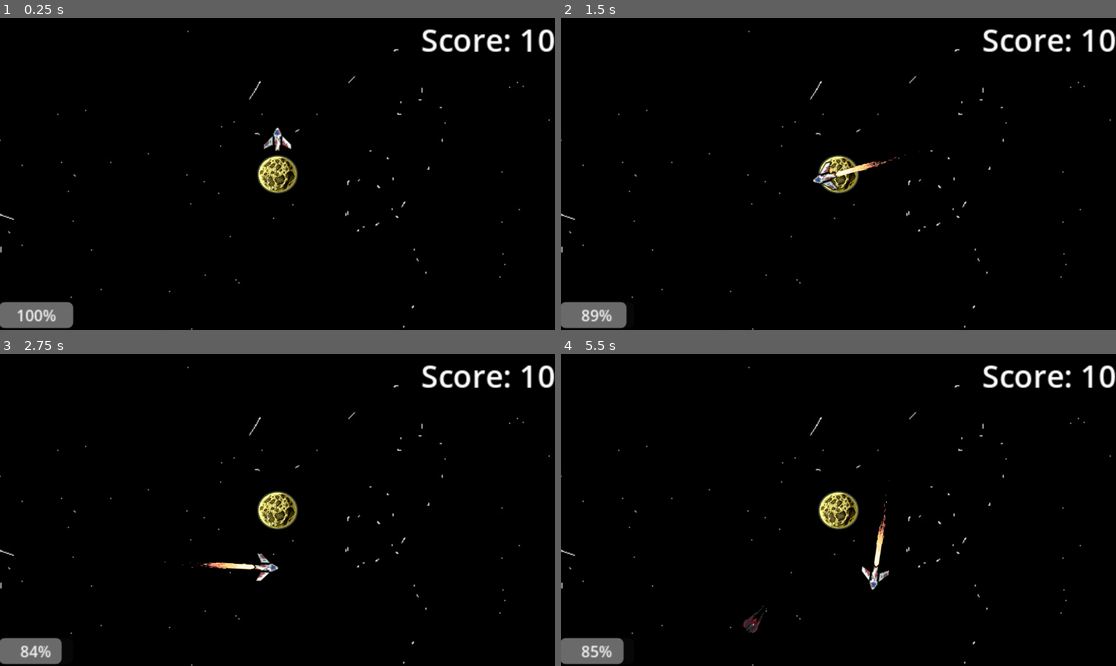
Above: before the commit, frames 1-4 (two rows, left to right).
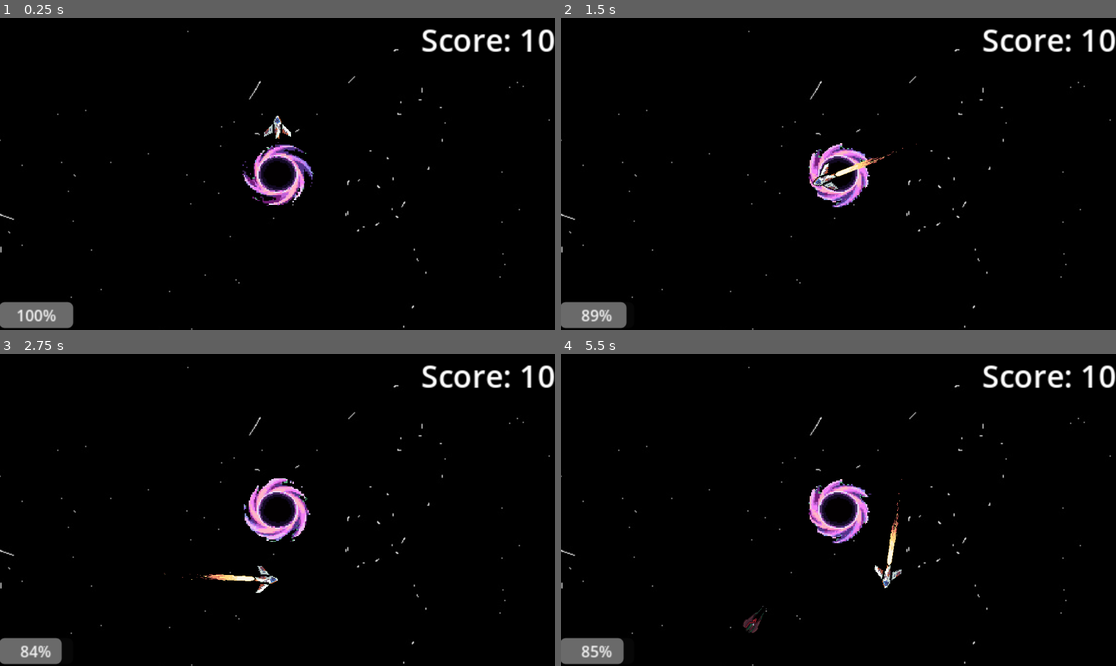
Above: after the commit, the same moments.

Repository: Fila2224/bounce-back
Game: Godot game, scene res://scenes/main_scene.tscn
Two runs of this game, one before a commit and one after it. Both use one fixed random seed, a clock stepped at 60 frames per second and the inputs below.
Inputs:
- Up to frame 1 (0.25 s): no input
- Up to frame 2 (1.5 s): hold D (right) 0.53-1.28 s; hold Shift (speed) 0.53-1.28 s; hold S (down) from 1.28 s (still down); tap Space (blip) at 1.35 s
- Up to frame 3 (2.75 s): tap Shift (speed) at 1.55 s; release S (down) at 2.03 s; hold D (right) from 2.03 s (still down); hold Shift (speed) from 2.03 s (still down)
- Up to frame 4 (5.5 s): release D (right) at 2.78 s; release Shift (speed) at 2.78 s; hold Up (up) 2.78-3.53 s; tap Shift (speed) at 2.85, 4.35 s; hold Shift (speed) 3.53-4.28 s; hold Left (left) 3.53-5.03 s; tap Space (blip) at 3.6 s; hold S (down) from 5.03 s (still down); hold Shift (speed) from 5.03 s (still down)

The runs differ from the first frame. In frame 1, 1.8% of the frame differs, in the area x 43-57%, y 31-61%; in frame 2, 1.6%; in frame 3, 2.2%, in the area x 29-56%, y 39-77%; in frame 4, 2.2%.

Commit message:
black boobas

Diff:
--- a/scenes/enemy_fighter.tscn
+++ b/scenes/enemy_fighter.tscn
@@ -1,110 +1,214 @@
-[gd_scene load_steps=0 format=3 uid="uid://ce2q8x1nav0p4"]
+[gd_scene load_steps=32 format=3 uid="uid://ce2q8x1nav0p4"]
 
 [ext_resource type="Texture2D" uid="uid://bi68hqt7bs0u5" path="res://assets/enemy_fighter/Evasion.png" id="1_eva"]
 [ext_resource type="Texture2D" uid="uid://bqsr5rj04u5q1" path="res://assets/enemy_fighter/Destroyed.png" id="2_des"]
 [ext_resource type="Texture2D" uid="uid://b8y1bg36hmeif" path="res://assets/enemy_fighter/Attack_2.png" id="3_att"]
-[ext_resource type="Script" path="res://scripts/enemy_fighter.gd" id="4_scr"]
+[ext_resource type="Script" uid="uid://cq327f12uxspn" path="res://scripts/enemy_fighter.gd" id="4_scr"]
 
 [sub_resource type="CircleShape2D" id="CircleShape2D_fgt"]
 radius = 16.0
-
-[sub_resource type="AtlasTexture" id="AtlasTexture_eva_0"]
-atlas = ExtResource("1_eva")
-region = Rect2(0, 0, 192, 192)
-[sub_resource type="AtlasTexture" id="AtlasTexture_eva_1"]
-atlas = ExtResource("1_eva")
-region = Rect2(192, 0, 192, 192)
-[sub_resource type="AtlasTexture" id="AtlasTexture_eva_2"]
-atlas = ExtResource("1_eva")
-region = Rect2(384, 0, 192, 192)
-[sub_resource type="AtlasTexture" id="AtlasTexture_eva_3"]
-atlas = ExtResource("1_eva")
-region = Rect2(576, 0, 192, 192)
-[sub_resource type="AtlasTexture" id="AtlasTexture_eva_4"]
-atlas = ExtResource("1_eva")
-region = Rect2(768, 0, 192, 192)
-[sub_resource type="AtlasTexture" id="AtlasTexture_eva_5"]
-atlas = ExtResource("1_eva")
-region = Rect2(960, 0, 192, 192)
-[sub_resource type="AtlasTexture" id="AtlasTexture_eva_6"]
-atlas = ExtResource("1_eva")
-region = Rect2(1152, 0, 192, 192)
-[sub_resource type="AtlasTexture" id="AtlasTexture_eva_7"]
-atlas = ExtResource("1_eva")
-region = Rect2(1344, 0, 192, 192)
-
-[sub_resource type="AtlasTexture" id="AtlasTexture_des_0"]
-atlas = ExtResource("2_des")
-region = Rect2(0, 0, 192, 192)
-[sub_resource type="AtlasTexture" id="AtlasTexture_des_1"]
-atlas = ExtResource("2_des")
-region = Rect2(192, 0, 192, 192)
-[sub_resource type="AtlasTexture" id="AtlasTexture_des_2"]
-atlas = ExtResource("2_des")
-region = Rect2(384, 0, 192, 192)
-[sub_resource type="AtlasTexture" id="AtlasTexture_des_3"]
-atlas = ExtResource("2_des")
-region = Rect2(576, 0, 192, 192)
-[sub_resource type="AtlasTexture" id="AtlasTexture_des_4"]
-atlas = ExtResource("2_des")
-region = Rect2(768, 0, 192, 192)
-[sub_resource type="AtlasTexture" id="AtlasTexture_des_5"]
-atlas = ExtResource("2_des")
-region = Rect2(960, 0, 192, 192)
-[sub_resource type="AtlasTexture" id="AtlasTexture_des_6"]
-atlas = ExtResource("2_des")
-region = Rect2(1152, 0, 192, 192)
-[sub_resource type="AtlasTexture" id="AtlasTexture_des_7"]
-atlas = ExtResource("2_des")
-region = Rect2(1344, 0, 192, 192)
-[sub_resource type="AtlasTexture" id="AtlasTexture_des_8"]
-atlas = ExtResource("2_des")
-region = Rect2(1536, 0, 192, 192)
-[sub_resource type="AtlasTexture" id="AtlasTexture_des_9"]
-atlas = ExtResource("2_des")
-region = Rect2(1728, 0, 192, 192)
-[sub_resource type="AtlasTexture" id="AtlasTexture_des_10"]
-atlas = ExtResource("2_des")
-region = Rect2(1920, 0, 192, 192)
-[sub_resource type="AtlasTexture" id="AtlasTexture_des_11"]
-atlas = ExtResource("2_des")
-region = Rect2(2112, 0, 192, 192)
-[sub_resource type="AtlasTexture" id="AtlasTexture_des_12"]
-atlas = ExtResource("2_des")
-region = Rect2(2304, 0, 192, 192)
-[sub_resource type="AtlasTexture" id="AtlasTexture_des_13"]
-atlas = ExtResource("2_des")
-region = Rect2(2496, 0, 192, 192)
-[sub_resource type="AtlasTexture" id="AtlasTexture_des_14"]
-atlas = ExtResource("2_des")
-region = Rect2(2688, 0, 192, 192)
 
 [sub_resource type="AtlasTexture" id="AtlasTexture_att_0"]
 atlas = ExtResource("3_att")
 region = Rect2(0, 0, 192, 192)
+
 [sub_resource type="AtlasTexture" id="AtlasTexture_att_1"]
 atlas = ExtResource("3_att")
 region = Rect2(192, 0, 192, 192)
 
+[sub_resource type="AtlasTexture" id="AtlasTexture_des_0"]
+atlas = ExtResource("2_des")
+region = Rect2(0, 0, 192, 192)
+
+[sub_resource type="AtlasTexture" id="AtlasTexture_des_1"]
+atlas = ExtResource("2_des")
+region = Rect2(192, 0, 192, 192)
+
+[sub_resource type="AtlasTexture" id="AtlasTexture_des_2"]
+atlas = ExtResource("2_des")
+region = Rect2(384, 0, 192, 192)
+
+[sub_resource type="AtlasTexture" id="AtlasTexture_des_3"]
+atlas = ExtResource("2_des")
+region = Rect2(576, 0, 192, 192)
+
+[sub_resource type="AtlasTexture" id="AtlasTexture_des_4"]
+atlas = ExtResource("2_des")
+region = Rect2(768, 0, 192, 192)
+
+[sub_resource type="AtlasTexture" id="AtlasTexture_des_5"]
+atlas = ExtResource("2_des")
+region = Rect2(960, 0, 192, 192)
+
+[sub_resource type="AtlasTexture" id="AtlasTexture_des_6"]
+atlas = ExtResource("2_des")
+region = Rect2(1152, 0, 192, 192)
+
+[sub_resource type="AtlasTexture" id="AtlasTexture_des_7"]
+atlas = ExtResource("2_des")
+region = Rect2(1344, 0, 192, 192)
+
+[sub_resource type="AtlasTexture" id="AtlasTexture_des_8"]
+atlas = ExtResource("2_des")
+region = Rect2(1536, 0, 192, 192)
+
+[sub_resource type="AtlasTexture" id="AtlasTexture_des_9"]
+atlas = ExtResource("2_des")
+region = Rect2(1728, 0, 192, 192)
+
+[sub_resource type="AtlasTexture" id="AtlasTexture_des_10"]
+atlas = ExtResource("2_des")
+region = Rect2(1920, 0, 192, 192)
+
+[sub_resource type="AtlasTexture" id="AtlasTexture_des_11"]
+atlas = ExtResource("2_des")
+region = Rect2(2112, 0, 192, 192)
+
+[sub_resource type="AtlasTexture" id="AtlasTexture_des_12"]
+atlas = ExtResource("2_des")
+region = Rect2(2304, 0, 192, 192)
+
+[sub_resource type="AtlasTexture" id="AtlasTexture_des_13"]
+atlas = ExtResource("2_des")
+region = Rect2(2496, 0, 192, 192)
+
+[sub_resource type="AtlasTexture" id="AtlasTexture_des_14"]
+atlas = ExtResource("2_des")
+region = Rect2(2688, 0, 192, 192)
+
+[sub_resource type="AtlasTexture" id="AtlasTexture_eva_0"]
+atlas = ExtResource("1_eva")
+region = Rect2(0, 0, 192, 192)
+
+[sub_resource type="AtlasTexture" id="AtlasTexture_eva_1"]
+atlas = ExtResource("1_eva")
+region = Rect2(192, 0, 192, 192)
+
+[sub_resource type="AtlasTexture" id="AtlasTexture_eva_2"]
+atlas = ExtResource("1_eva")
+region = Rect2(384, 0, 192, 192)
+
+[sub_resource type="AtlasTexture" id="AtlasTexture_eva_3"]
+atlas = ExtResource("1_eva")
+region = Rect2(576, 0, 192, 192)
+
+[sub_resource type="AtlasTexture" id="AtlasTexture_eva_4"]
+atlas = ExtResource("1_eva")
+region = Rect2(768, 0, 192, 192)
+
+[sub_resource type="AtlasTexture" id="AtlasTexture_eva_5"]
+atlas = ExtResource("1_eva")
+region = Rect2(960, 0, 192, 192)
+
+[sub_resource type="AtlasTexture" id="AtlasTexture_eva_6"]
+atlas = ExtResource("1_eva")
+region = Rect2(1152, 0, 192, 192)
+
+[sub_resource type="AtlasTexture" id="AtlasTexture_eva_7"]
+atlas = ExtResource("1_eva")
+region = Rect2(1344, 0, 192, 192)
+
 [sub_resource type="SpriteFrames" id="SpriteFrames_fighter"]
 animations = [{
-"frames": [{"duration": 1.0, "texture": SubResource("AtlasTexture_eva_0")}, {"duration": 1.0, "texture": SubResource("AtlasTexture_eva_1")}, {"duration": 1.0, "texture": SubResource("AtlasTexture_eva_2")}, {"duration": 1.0, "texture": SubResource("AtlasTexture_eva_3")}, {"duration": 1.0, "texture": SubResource("AtlasTexture_eva_4")}, {"duration": 1.0, "texture": SubResource("AtlasTexture_eva_5")}, {"duration": 1.0, "texture": SubResource("AtlasTexture_eva_6")}, {"duration": 1.0, "texture": SubResource("AtlasTexture_eva_7")}],
+"frames": [{
+"duration": 1.0,
+"texture": SubResource("AtlasTexture_att_0")
+}, {
+"duration": 1.0,
+"texture": SubResource("AtlasTexture_att_1")
+}, {
+"duration": 1.0,
+"texture": SubResource("AtlasTexture_att_0")
+}, {
+"duration": 1.0,
+"texture": SubResource("AtlasTexture_att_1")
+}],
+"loop": false,
+"name": &"attack_2",
+"speed": 8.0
+}, {
+"frames": [{
+"duration": 1.0,
+"texture": SubResource("AtlasTexture_des_0")
+}, {
+"duration": 1.0,
+"texture": SubResource("AtlasTexture_des_1")
+}, {
+"duration": 1.0,
+"texture": SubResource("AtlasTexture_des_2")
+}, {
+"duration": 1.0,
+"texture": SubResource("AtlasTexture_des_3")
+}, {
+"duration": 1.0,
+"texture": SubResource("AtlasTexture_des_4")
+}, {
+"duration": 1.0,
+"texture": SubResource("AtlasTexture_des_5")
+}, {
+"duration": 1.0,
+"texture": SubResource("AtlasTexture_des_6")
+}, {
+"duration": 1.0,
+"texture": SubResource("AtlasTexture_des_7")
+}, {
+"duration": 1.0,
+"texture": SubResource("AtlasTexture_des_8")
+}, {
+"duration": 1.0,
+"texture": SubResource("AtlasTexture_des_9")
+}, {
+"duration": 1.0,
+"texture": SubResource("AtlasTexture_des_10")
+}, {
+"duration": 1.0,
+"texture": SubResource("AtlasTexture_des_11")
+}, {
+"duration": 1.0,
+"texture": SubResource("AtlasTexture_des_12")
+}, {
+"duration": 1.0,
+"texture": SubResource("AtlasTexture_des_13")
+}, {
+"duration": 1.0,
+"texture": SubResource("AtlasTexture_des_14")
+}],
+"loop": false,
+"name": &"destroyed",
+"speed": 16.0
+}, {
+"frames": [{
+"duration": 1.0,
+"texture": SubResource("AtlasTexture_eva_0")
+}, {
+"duration": 1.0,
+"texture": SubResource("AtlasTexture_eva_1")
+}, {
+"duration": 1.0,
+"texture": SubResource("AtlasTexture_eva_2")
+}, {
+"duration": 1.0,
+"texture": SubResource("AtlasTexture_eva_3")
+}, {
+"duration": 1.0,
+"texture": SubResource("AtlasTexture_eva_4")
+}, {
+"duration": 1.0,
+"texture": SubResource("AtlasTexture_eva_5")
+}, {
+"duration": 1.0,
+"texture": SubResource("AtlasTexture_eva_6")
+}, {
+"duration": 1.0,
+"texture": SubResource("AtlasTexture_eva_7")
+}],
 "loop": true,
 "name": &"evasion",
 "speed": 10.0
-}, {
-"frames": [{"duration": 1.0, "texture": SubResource("AtlasTexture_des_0")}, {"duration": 1.0, "texture": SubResource("AtlasTexture_des_1")}, {"duration": 1.0, "texture": SubResource("AtlasTexture_des_2")}, {"duration": 1.0, "texture": SubResource("AtlasTexture_des_3")}, {"duration": 1.0, "texture": SubResource("AtlasTexture_des_4")}, {"duration": 1.0, "texture": SubResource("AtlasTexture_des_5")}, {"duration": 1.0, "texture": SubResource("AtlasTexture_des_6")}, {"duration": 1.0, "texture": SubResource("AtlasTexture_des_7")}, {"duration": 1.0, "texture": SubResource("AtlasTexture_des_8")}, {"duration": 1.0, "texture": SubResource("AtlasTexture_des_9")}, {"duration": 1.0, "texture": SubResource("AtlasTexture_des_10")}, {"duration": 1.0, "texture": SubResource("AtlasTexture_des_11")}, {"duration": 1.0, "texture": SubResource("AtlasTexture_des_12")}, {"duration": 1.0, "texture": SubResource("AtlasTexture_des_13")}, {"duration": 1.0, "texture": SubResource("AtlasTexture_des_14")}],
-"loop": false,
-"name": &"destroyed",
-"speed": 16.0
-}, {
-"frames": [{"duration": 1.0, "texture": SubResource("AtlasTexture_att_0")}, {"duration": 1.0, "texture": SubResource("AtlasTexture_att_1")}, {"duration": 1.0, "texture": SubResource("AtlasTexture_att_0")}, {"duration": 1.0, "texture": SubResource("AtlasTexture_att_1")}],
-"loop": false,
-"name": &"attack_2",
-"speed": 8.0
 }]
 
 [node name="enemy_fighter" type="CharacterBody2D"]
+texture_filter = 2
 script = ExtResource("4_scr")
 
 [node name="Area2D" type="Area2D" parent="."]
--- a/scenes/main_scene.tscn
+++ b/scenes/main_scene.tscn
@@ -7,10 +7,10 @@
 [ext_resource type="Script" uid="uid://plwc1imrhodc" path="res://scripts/main_scene.gd" id="6_main"]
 [ext_resource type="Script" uid="uid://v6wkp3rltiu1" path="res://scenes/progress_bar.gd" id="6_rt2n2"]
 
-[node name="main_scene" type="Node2D" unique_id=1007448305]
+[node name="main_scene" type="Node2D"]
 script = ExtResource("6_main")
 
-[node name="score" type="Label" parent="." unique_id=1665868358]
+[node name="score" type="Label" parent="."]
 offset_left = 149.0
 offset_top = -162.0
 offset_right = 288.0
@@ -20,34 +20,37 @@
 theme_override_font_sizes/font_size = 32
 text = "Score: 10"
 
-[node name="moon-center" parent="." unique_id=1818641906 instance=ExtResource("2_pw63i")]
-scale = Vector2(0.3984375, 0.375)
+[node name="moon-center" parent="." instance=ExtResource("2_pw63i")]
+texture_filter = 1
+position = Vector2(0, 0)
+scale = Vector2(1.3, 1.225)
 
-[node name="Camera2D" type="Camera2D" parent="moon-center" unique_id=1809008716]
+[node name="Camera2D" type="Camera2D" parent="moon-center"]
 position = Vector2(0, 2.3841858e-07)
 scale = Vector2(2.509804, 2.6666667)
 zoom = Vector2(2, 2)
 
-[node name="rocket" parent="." unique_id=1900197616 node_paths=PackedStringArray("planet") instance=ExtResource("3_7ykc4")]
+[node name="rocket" parent="." node_paths=PackedStringArray("planet") instance=ExtResource("3_7ykc4")]
+texture_filter = 1
 position = Vector2(0, -40)
 planet = NodePath("../moon-center")
 
-[node name="Line2D" type="Line2D" parent="." unique_id=206474877 groups=["line"]]
+[node name="Line2D" type="Line2D" parent="." groups=["line"]]
 visible = false
 z_index = -5
 default_color = Color(1, 0.43137255, 0.078431375, 0.9019608)
 script = ExtResource("4_pu3yx")
 
-[node name="MeteorTimer" type="Timer" parent="." unique_id=1115317370]
+[node name="MeteorTimer" type="Timer" parent="."]
 wait_time = 2.5
 autostart = true
 
-[node name="background" type="Sprite2D" parent="." unique_id=1190443400]
+[node name="background" type="Sprite2D" parent="."]
 z_index = -10
 position = Vector2(19, 6)
 texture = ExtResource("1_0f027")
 
-[node name="ProgressBar" type="ProgressBar" parent="." unique_id=307618693]
+[node name="ProgressBar" type="ProgressBar" parent="."]
 offset_left = -289.0
 offset_top = 133.0
 offset_right = -212.0
@@ -55,5 +58,5 @@
 step = 0.0
 script = ExtResource("6_rt2n2")
 
-[node name="Timer" type="Timer" parent="ProgressBar" unique_id=261454197]
+[node name="Timer" type="Timer" parent="ProgressBar"]
 wait_time = 0.05
--- a/scenes/meteor.tscn
+++ b/scenes/meteor.tscn
@@ -72,7 +72,7 @@
 "duration": 1.0,
 "texture": SubResource("AtlasTexture_yxpia")
 }],
-"loop": 1,
+"loop": true,
 "name": &"default",
 "speed": 10.0
 }, {
@@ -98,20 +98,21 @@
 "duration": 1.0,
 "texture": SubResource("AtlasTexture_exp_6")
 }],
-"loop": 0,
+"loop": false,
 "name": &"explode",
 "speed": 14.0
 }]
 
-[node name="meteor" type="CharacterBody2D" unique_id=1175688583]
+[node name="meteor" type="CharacterBody2D"]
+texture_filter = 1
 script = ExtResource("1_pxso2")
 
-[node name="Area2D" type="Area2D" parent="." unique_id=250584337]
+[node name="Area2D" type="Area2D" parent="."]
 
-[node name="CollisionShape2D" type="CollisionShape2D" parent="Area2D" unique_id=91186335]
+[node name="CollisionShape2D" type="CollisionShape2D" parent="Area2D"]
 shape = SubResource("CircleShape2D_pxso2")
 
-[node name="AnimatedSprite2D" type="AnimatedSprite2D" parent="." unique_id=1889256914]
+[node name="AnimatedSprite2D" type="AnimatedSprite2D" parent="."]
 position = Vector2(0, 20)
 scale = Vector2(0.3, 0.3)
 sprite_frames = SubResource("SpriteFrames_o8pv2")
--- a/scenes/moon-center.tscn
+++ b/scenes/moon-center.tscn
@@ -1,14 +1,84 @@
-[gd_scene format=3 uid="uid://c2bjypt5qheov"]
+[gd_scene load_steps=12 format=3 uid="uid://c2bjypt5qheov"]
 
-[ext_resource type="Texture2D" uid="uid://dly4xhu8p2x8n" path="res://assets/16.png" id="1_vivaf"]
+[ext_resource type="Texture2D" uid="uid://bvww0h01p728p" path="res://assets/2d-black-hole-game-sprite-a-high-quality-2d-black-1347-spritesheet.png" id="1_vivaf"]
+
+[sub_resource type="AtlasTexture" id="AtlasTexture_3vmcn"]
+atlas = ExtResource("1_vivaf")
+region = Rect2(0, 0, 64, 64)
+
+[sub_resource type="AtlasTexture" id="AtlasTexture_1n7mw"]
+atlas = ExtResource("1_vivaf")
+region = Rect2(64, 0, 64, 64)
+
+[sub_resource type="AtlasTexture" id="AtlasTexture_hfyyb"]
+atlas = ExtResource("1_vivaf")
+region = Rect2(128, 0, 64, 64)
+
+[sub_resource type="AtlasTexture" id="AtlasTexture_va47w"]
+atlas = ExtResource("1_vivaf")
+region = Rect2(192, 0, 64, 64)
+
+[sub_resource type="AtlasTexture" id="AtlasTexture_tnh4r"]
+atlas = ExtResource("1_vivaf")
+region = Rect2(256, 0, 64, 64)
+
+[sub_resource type="AtlasTexture" id="AtlasTexture_1rq6i"]
+atlas = ExtResource("1_vivaf")
+region = Rect2(320, 0, 64, 64)
+
+[sub_resource type="AtlasTexture" id="AtlasTexture_x6mw7"]
+atlas = ExtResource("1_vivaf")
+region = Rect2(384, 0, 64, 64)
+
+[sub_resource type="AtlasTexture" id="AtlasTexture_qb2ce"]
+atlas = ExtResource("1_vivaf")
+region = Rect2(448, 0, 64, 64)
+
+[sub_resource type="SpriteFrames" id="SpriteFrames_txue2"]
+animations = [{
+"frames": [{
+"duration": 1.0,
+"texture": SubResource("AtlasTexture_3vmcn")
+}, {
+"duration": 1.0,
+"texture": SubResource("AtlasTexture_1n7mw")
+}, {
+"duration": 1.0,
+"texture": SubResource("AtlasTexture_hfyyb")
+}, {
+"duration": 1.0,
+"texture": SubResource("AtlasTexture_va47w")
+}, {
+"duration": 1.0,
+"texture": SubResource("AtlasTexture_tnh4r")
+}, {
+"duration": 1.0,
+"texture": SubResource("AtlasTexture_1rq6i")
+}, {
+"duration": 1.0,
+"texture": SubResource("AtlasTexture_x6mw7")
+}, {
+"duration": 1.0,
+"texture": SubResource("AtlasTexture_qb2ce")
+}],
+"loop": true,
+"name": &"default",
+"speed": 8.0
+}]
 
 [sub_resource type="CircleShape2D" id="CircleShape2D_073cp"]
 radius = 53.0
 
-[node name="moon-center" type="Sprite2D" unique_id=1078681919]
-texture = ExtResource("1_vivaf")
+[node name="moon-center" type="AnimatedSprite2D"]
+position = Vector2(1147.5, 783)
+scale = Vector2(145.125, 100.278)
+sprite_frames = SubResource("SpriteFrames_txue2")
+autoplay = "default"
+frame = 7
+frame_progress = 1.0
 
-[node name="StaticBody2D" type="StaticBody2D" parent="." unique_id=47957234]
+[node name="StaticBody2D" type="StaticBody2D" parent="."]
 
-[node name="CollisionShape2D" type="CollisionShape2D" parent="StaticBody2D" unique_id=1447122485]
+[node name="CollisionShape2D" type="CollisionShape2D" parent="StaticBody2D"]
+scale = Vector2(0.5, 0.5)
 shape = SubResource("CircleShape2D_073cp")
Binary file added: assets/2d-black-hole-game-sprite-a-high-quality-2d-black-1347-spritesheet.png
Not shown, added: assets/2d-black-hole-game-sprite-a-high-quality-2d-black-1347-spritesheet.png.import
Not shown: 1 places in scenes/enemy_fighter.tscn that only renumber resources
Not shown: 1 places in scenes/main_scene.tscn that only renumber resources
Not shown: 1 places in scenes/meteor.tscn that only renumber resources
